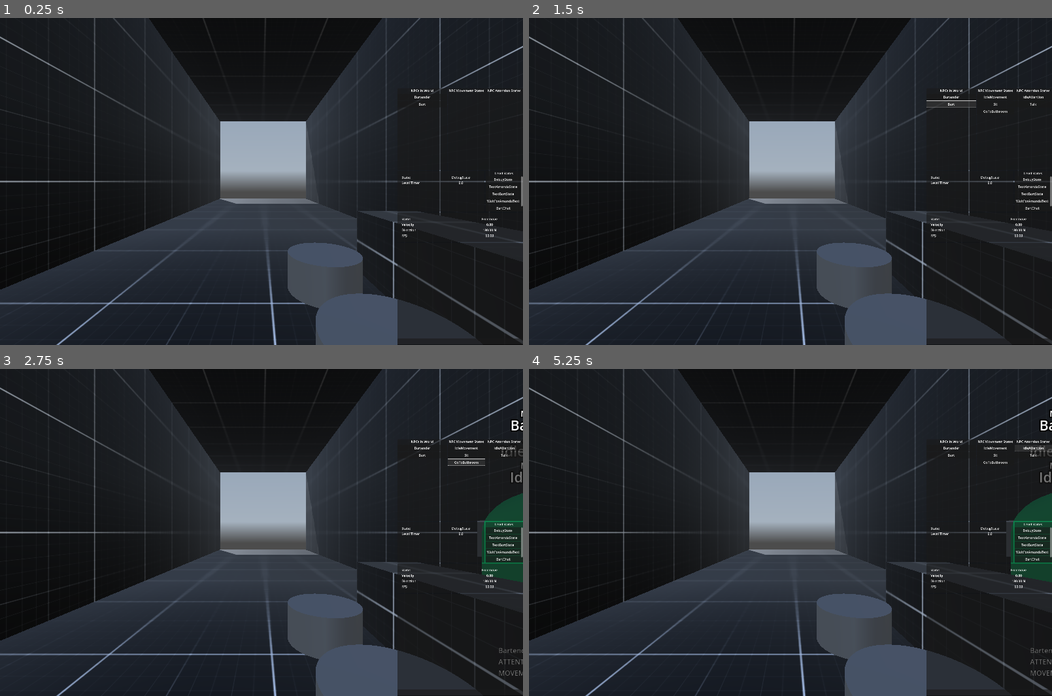
Above: before the commit, frames 1-4 (two rows, left to right).
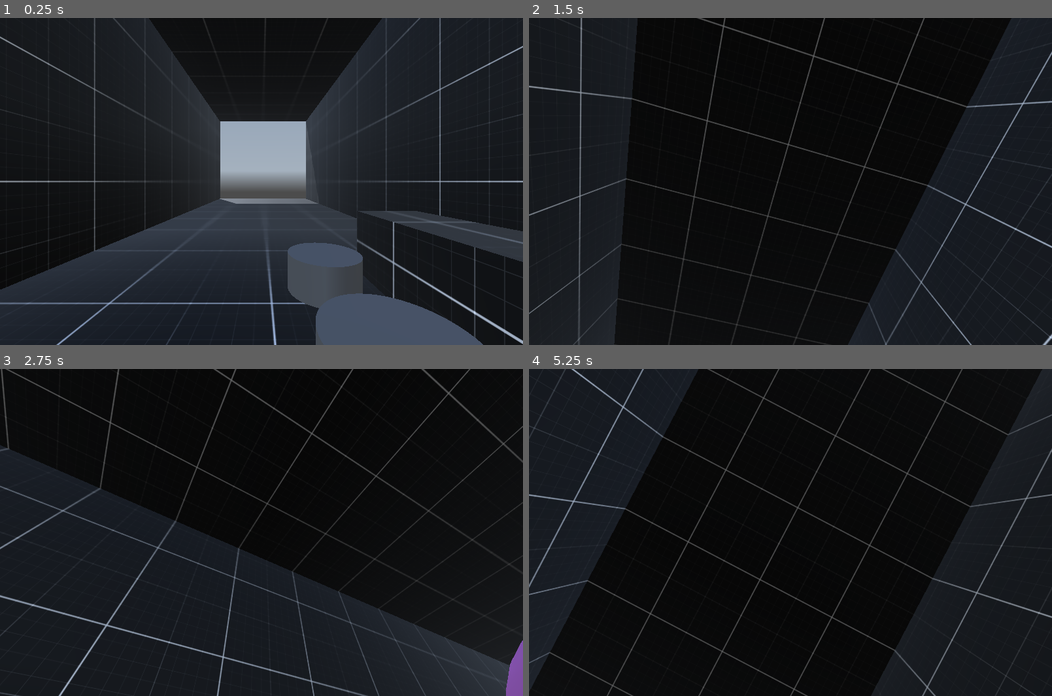
Above: after the commit, the same moments.

Repository: LucasMc17/One-Man-s-Trash
Game: Godot game, scene res://levels/level_01/root.tscn
The game is run twice, just before and just after one commit, with the same random seed, the same clock (stepped at 60 frames per second) and the same inputs. A sky picture missing from this copy of the repository is replaced by a grey-blue gradient.
Inputs (mouse positions are in pixels of both pictures, inside the frame that each line leads up to):
- Up to frame 1 (0.25 s): no input
- Up to frame 2 (1.5 s): click (952, 96) at 0.5 s, where only the run before the commit has a clickable "Bartender"; click (952, 103) at 1.25 s, where only the run before the commit has a clickable "Bart"
- Up to frame 3 (2.75 s): click (465, 463) at 2 s, where only the run before the commit has a clickable "GoToBathroom"
- Up to frame 4 (5.25 s): click (994, 463) at 2.75 s, where only the run before the commit has a clickable "GoToBathroom"; click (994, 447) at 3.5 s, where only the run before the commit has a clickable "IdleMovement"; click (994, 454) at 4.25 s, where only the run before the commit has a clickable "Sit"; click (1031, 447) at 5 s, where only the run before the commit has a clickable "IdleAttention"

The runs differ from the first frame. In frame 1, 2.6% of the frame differs, in the area x 76-100%, y 21-100%; in frame 2, 43%; in frame 3, 39%; in frame 4, 49%, in the area x 0-100%, y 0-100%.
Error before the commit: Invalid access to property or key 'SIT_MARKER' on a base object of type 'Nil'. (res://scenes/characters/npcs/states/movement_states/npc_sit_state.gd:19)

Commit message:
comment clean up

Diff:
--- a/area_triggers/area_trigger.gd
+++ b/area_triggers/area_trigger.gd
@@ -8,20 +8,14 @@
 @export var INCLUDED_BY_NAME : Array[StringName]
 @export var INCLUDED_BY_GROUP : Array[StringName]
 
-var DEBUG_LABEL : DebugLabel
+@onready var DEBUG_LABEL = %DebugLabel
 
 func _ready():
-	# NOTE: Not sure why i have to do it this way. Something about inheritance makes regular onready var not work in inherited classes
-	DEBUG_LABEL = get_node('DebugLabel')
+	visible = true
 	body_entered.connect(_on_body_entered)
 	body_exited.connect(_on_body_exited)
-	if DEBUG_LABEL:
-		DEBUG_LABEL.change_param('scenes', ", ".join((INCLUDED + INCLUDED_BY_NAME).map(func (scene): return scene.name)))
-		DEBUG_LABEL.change_param('groups', ", ".join(INCLUDED_BY_GROUP))
-
-	# if DEBUG_LABEL:
-		# Global.log(make_label())
-		# DEBUG_LABEL.TEXT = self.make_label()
+	DEBUG_LABEL.change_param('scenes', ", ".join((INCLUDED).map(func (scene): return scene.name) + INCLUDED_BY_NAME))
+	DEBUG_LABEL.change_param('groups', ", ".join(INCLUDED_BY_GROUP))
 
 func check_elligibility(body : Node3D) -> bool:
 	if INCLUDED.has(body):
--- a/area_triggers/area_trigger_oneoff.gd
+++ b/area_triggers/area_trigger_oneoff.gd
@@ -1,6 +1,4 @@
 class_name AreaTriggerOneoff extends AreaTrigger
-
-# @onready var DEBUG_LABEL = %DebugLabel
 
 @export var LISTENING := true:
 	set(val):
--- a/debug/debug_ui/debug_label.gd
+++ b/debug/debug_ui/debug_label.gd
@@ -15,29 +15,17 @@
 		write_label()
 
 var PARAMS := {}
-	# set(val):
-	# 	PARAMS = val
-	# 	write_label()
 
 func change_param(param : String, new_value : String):
-	# if PARAMS.has(param):
 	PARAMS[param] = new_value
 	write_label()
 
 func write_label():
 	var formatted = TEXT.format(PARAMS)
-	# Global.log([TEXT, PARAMS, formatted])
 	if LABEL:
-		# Global.log("YUP")
 		LABEL.text = formatted
 
 func _ready():
-	# var TEXTURE = ViewportTexture.new()
-	# print("TEXTURE ", TEXTURE)
-	# TEXTURE.viewport_path = get_path_to(VIEWPORT)
-	# print("PATH ", TEXTURE.viewport_path)
-	# texture = TEXTURE
 	texture = VIEWPORT.get_texture()
-	# TEXT = TEXT
 	write_label()
 	VP_SIZE = VP_SIZE
--- a/debug/debug_ui/debug_label.tscn
+++ b/debug/debug_ui/debug_label.tscn
@@ -5,7 +5,7 @@
 [sub_resource type="ViewportTexture" id="ViewportTexture_4uiuj"]
 viewport_path = NodePath("SubViewport")
 
-[node name="DebugLabel" type="Sprite3D"]
+[node name="DebugLabel" type="Sprite3D" groups=["debug"]]
 visibility_range_end = 20.0
 pixel_size = 0.005
 billboard = 1
--- a/debug/npc_debug/npc_debug_panel.gd
+++ /dev/null
@@ -1,23 +0,0 @@
-class_name NPCDebugPanel extends Node3D
-
-@onready var MOVEMENT = %MovementValue
-var movement_state : StringName:
-	set(val):
-		MOVEMENT.text = val
-		movement_state = val
-
-@onready var ATTENTION = %AttentionValue
-var attention_state : StringName:
-	set(val):
-		ATTENTION.text = val
-		attention_state = val
-
-@onready var NAME = %NameValue
-var npc_name : StringName:
-	set(val):
-		NAME.text = val
-		npc_name = val
-
-func _ready():
-	if Global.Debug.debug_override == "DEFER":
-		visible = Global.Debug.show_npc_status
--- a/debug/npc_debug/npc_debug_panel.tscn
+++ /dev/null
@@ -1,54 +0,0 @@
-[gd_scene load_steps=2 format=3 uid="uid://dg11xi7m44ms"]
-
-[ext_resource type="Script" uid="uid://bq26wuoc71etp" path="res://debug/npc_debug/npc_debug_panel.gd" id="1_3yg1c"]
-
-[node name="NPCDebugPanel" type="Node3D" groups=["debug"]]
-script = ExtResource("1_3yg1c")
-
-[node name="NameRow" type="Node3D" parent="."]
-transform = Transform3D(1, 0, 0, 0, 1, 0, 0, 0, 1, 0, 0.7, 0)
-
-[node name="NameLabel" type="Label3D" parent="NameRow"]
-transform = Transform3D(1, 0, 0, 0, 1, 0, 0, 0, 1, 0, 0.13499, 0)
-billboard = 1
-no_depth_test = true
-text = "NPC Name:"
-font_size = 20
-
-[node name="NameValue" type="Label3D" parent="NameRow"]
-unique_name_in_owner = true
-billboard = 1
-no_depth_test = true
-text = "Name"
-
-[node name="AttentionRow" type="Node3D" parent="."]
-transform = Transform3D(1, 0, 0, 0, 1, 0, 0, 0, 1, 0, 0.4, 0)
-
-[node name="AttentionLabel" type="Label3D" parent="AttentionRow"]
-transform = Transform3D(1, 0, 0, 0, 1, 0, 0, 0, 1, 0, 0.13499, 0)
-billboard = 1
-no_depth_test = true
-text = "Attention:"
-font_size = 20
-
-[node name="AttentionValue" type="Label3D" parent="AttentionRow"]
-unique_name_in_owner = true
-billboard = 1
-no_depth_test = true
-text = "AttentionState"
-
-[node name="MovementRow" type="Node3D" parent="."]
-transform = Transform3D(1, 0, 0, 0, 1, 0, 0, 0, 1, 0, 0.1, 0)
-
-[node name="MovementLabel" type="Label3D" parent="MovementRow"]
-transform = Transform3D(1, 0, 0, 0, 1, 0, 0, 0, 1, 0, 0.13499, 0)
-billboard = 1
-no_depth_test = true
-text = "Movement:"
-font_size = 20
-
-[node name="MovementValue" type="Label3D" parent="MovementRow"]
-unique_name_in_owner = true
-billboard = 1
-no_depth_test = true
-text = "MovementState"
--- a/globals/debug.gd
+++ b/globals/debug.gd
@@ -159,7 +159,8 @@
 
 func _ready():
 	DEBUG_SCENES = get_tree().get_nodes_in_group('debug')
-	NPC_STATUSES = DEBUG_SCENES.filter(func(scene): return scene is NPCDebugPanel)
+	# TODO: There is work to be done here. Not sure if new solution will be a group or a class
+	# NPC_STATUSES = DEBUG_SCENES.filter(func(scene): return scene is NPCDebugPanel)
 	if debug_override == "ON":
 		for scene in DEBUG_SCENES:
 			scene.visible = true
--- a/globals/global_node.tscn
+++ b/globals/global_node.tscn
@@ -12,4 +12,4 @@
 
 [node name="Debug" type="Node" parent="."]
 script = ExtResource("2_u1vfw")
-debug_override = "ON"
+debug_override = "OFF"
--- a/levels/level_01/root.tscn
+++ b/levels/level_01/root.tscn
@@ -21,8 +21,6 @@
 [ext_resource type="PackedScene" uid="uid://c7jcuvst7cih2" path="res://scenes/props/inert_props/beer_bottle.tscn" id="15_thd0o"]
 [ext_resource type="Script" uid="uid://daxt11k50236q" path="res://levels/states/level_wait_state.gd" id="15_x43fk"]
 [ext_resource type="PackedScene" uid="uid://dps1at258aprq" path="res://area_triggers/area_trigger_oneoff.tscn" id="21_2q5mi"]
-[ext_resource type="PackedScene" uid="uid://cjdsdi4crt385" path="res://area_triggers/area_trigger.tscn" id="22_2q5mi"]
-[ext_resource type="PackedScene" uid="uid://ox4r47a7ajrg" path="res://area_triggers/area_counter.tscn" id="23_2q5mi"]
 
 [sub_resource type="BoxShape3D" id="BoxShape3D_bt03r"]
 size = Vector3(1, 1.96729, 1)
@@ -51,8 +49,6 @@
 [sub_resource type="BoxShape3D" id="BoxShape3D_xxjo0"]
 size = Vector3(2.41992, 1.68164, 1)
 
-[sub_resource type="SphereShape3D" id="SphereShape3D_2q5mi"]
-
 [node name="Node3D" type="Node3D"]
 script = ExtResource("1_06tnj")
 
@@ -226,17 +222,4 @@
 transform = Transform3D(1, 0, 0, 0, 1, 0, 0, 0, 1, 0, 0.34082, 0)
 shape = SubResource("BoxShape3D_xxjo0")
 
-[node name="AreaTrigger" parent="." node_paths=PackedStringArray("INCLUDED") instance=ExtResource("22_2q5mi")]
-transform = Transform3D(1, 0, 0, 0, 1, 0, 0, 0, 1, 0.619475, 0, 11.5909)
-INCLUDED = [NodePath("../Player")]
-
-[node name="AreaCounter" parent="." node_paths=PackedStringArray("INCLUDED") instance=ExtResource("23_2q5mi")]
-transform = Transform3D(1, 0, 0, 0, 1, 0, 0, 0, 1, 0, 1.15372, 6.17273)
-LIMIT = 1
-INCLUDED = [NodePath("../Player")]
-
-[node name="CollisionShape3D" type="CollisionShape3D" parent="AreaCounter"]
-transform = Transform3D(1, 0, 0, 0, 1, 0, 0, 0, 1, 0, 0, 1.23245)
-shape = SubResource("SphereShape3D_2q5mi")
-
 [connection signal="entered" from="Triggers/BartBathroomOneoff" to="." method="_on_bart_bathroom_oneoff_entered"]
--- a/scenes/characters/npcs/base_npc.gd
+++ b/scenes/characters/npcs/base_npc.gd
@@ -2,13 +2,10 @@
 class_name NPC extends CharacterBody3D
 
 @export var TALK_TREE : TalkTree
-# @export var TALK_TREES : Array[TalkTree] = []
 @export var MOVE_PATHS : Array[Path3D] = []
 
-# @onready var STATE_MACHINE := %StateMachine
 @onready var ATTENTION_STATE_MACHINE := %AttentionStateMachine
 @onready var MOVEMENT_STATE_MACHINE := %MovementStateMachine
-@onready var DEBUG_PANEL := %NPCDebugPanel
 @onready var DEBUG_LABEL := %DebugLabel
 
 var gravity = ProjectSettings.get_setting("physics/3d/default_gravity")
@@ -32,7 +29,8 @@
 
 func _ready():
 	DEBUG_LABEL.change_param('name', name)
-	DEBUG_PANEL.npc_name = name
+	if Global.Debug.debug_override == "DEFER":
+		DEBUG_LABEL.visible = Global.Debug.show_npc_status
 
 func update_movement(speed : float, target : Vector3, acceleration : float):
 	if current_attention.DISABLE_MOVEMENT:
--- a/scenes/characters/npcs/base_npc.tscn
+++ b/scenes/characters/npcs/base_npc.tscn
@@ -1,10 +1,9 @@
-[gd_scene load_steps=14 format=3 uid="uid://buguuxwjtfcow"]
+[gd_scene load_steps=13 format=3 uid="uid://buguuxwjtfcow"]
 
 [ext_resource type="PackedScene" uid="uid://cc3i1lkhw8w7t" path="res://interactables/Interactable.tscn" id="1_65blf"]
 [ext_resource type="Script" uid="uid://44ewrqrvbb6h" path="res://scenes/characters/npcs/base_npc.gd" id="1_wwrmc"]
 [ext_resource type="Script" uid="uid://cau1wg8ulku16" path="res://states/state_machine.gd" id="2_vy5f6"]
 [ext_resource type="Script" uid="uid://bunxtellu4roh" path="res://scenes/characters/npcs/states/movement_states/npc_idle_state.gd" id="4_iwxdd"]
-[ext_resource type="PackedScene" uid="uid://dg11xi7m44ms" path="res://debug/npc_debug/npc_debug_panel.tscn" id="5_0ji00"]
 [ext_resource type="Script" uid="uid://befgswxuxfmxp" path="res://scenes/characters/npcs/states/attention_states/npc_attention_state.gd" id="6_c4o2l"]
 [ext_resource type="PackedScene" uid="uid://bghca01qsq1sq" path="res://debug/debug_ui/debug_label.tscn" id="7_2gx3w"]
 
@@ -46,11 +45,6 @@
 transform = Transform3D(1, 0, 0, 0, 1, 0, 0, 0, 1, 0, 1, 0)
 mesh = SubResource("CapsuleMesh_65blf")
 skeleton = NodePath("../CollisionShape3D")
-
-[node name="NPCDebugPanel" parent="." instance=ExtResource("5_0ji00")]
-unique_name_in_owner = true
-transform = Transform3D(1, 0, 0, 0, 1, 0, 0, 0, 1, 0, 2.04068, 0)
-visible = false
 
 [node name="AttentionStateMachine" type="Node" parent="." node_paths=PackedStringArray("CURRENT_STATE")]
 unique_name_in_owner = true
@@ -77,7 +71,8 @@
 
 [node name="DebugLabel" parent="." instance=ExtResource("7_2gx3w")]
 unique_name_in_owner = true
-texture = SubResource("ViewportTexture_2gx3w")
+transform = Transform3D(1, 0, 0, 0, 1, 0, 0, 0, 1, 0, 2.25052, 0)
+texture = SubResource("ViewportTexture_c4o2l")
 VP_SIZE = Vector2i(280, 80)
 TEXT = "{name}
 ATTENTION: {attention}
--- a/scenes/characters/npcs/states/attention_states/npc_attention_state.gd
+++ b/scenes/characters/npcs/states/attention_states/npc_attention_state.gd
@@ -4,5 +4,4 @@
 
 func enter(previous_state, ext):
 	super(previous_state, ext)
-	ACTOR.DEBUG_PANEL.attention_state = name
 	ACTOR.DEBUG_LABEL.change_param('attention',name)
--- a/scenes/characters/npcs/states/movement_states/npc_movement_state.gd
+++ b/scenes/characters/npcs/states/movement_states/npc_movement_state.gd
@@ -13,7 +13,6 @@
 	if previous_state:
 		previous_name = previous_state.name
 	Events.npc_movement_changed.emit(ACTOR, name, previous_name)
-	ACTOR.DEBUG_PANEL.movement_state = name
 
 func update(delta):
 	super(delta)
--- a/scenes/characters/npcs/states/npc_state.gd
+++ b/scenes/characters/npcs/states/npc_state.gd
@@ -1,5 +1 @@
 class_name NPCState extends ActorState
-
-# func enter(previous_state, ext):
-# 	super(previous_state, ext)
-# 	# ACTOR.make_label()
--- a/scenes/characters/player/phone/3d_ui.gd
+++ b/scenes/characters/player/phone/3d_ui.gd
@@ -1,8 +1,4 @@
 extends Node3D
-
-# @onready var node_viewport = %SubViewport
-# @onready var node_quad = %MeshInstance3D
-# @onready var node_area = %Area3D
 
 ## Used for checking if the mouse is inside the Area3D.
 var is_mouse_inside := false
--- a/scenes/characters/player/phone/phone_ui/screens/chat_screen/chat_screen.gd
+++ b/scenes/characters/player/phone/phone_ui/screens/chat_screen/chat_screen.gd
@@ -63,7 +63,7 @@
 	TYPING_HOLDER.visible = false
 
 func keep_scroll_at_bottom():
-	# I don't like this but it's needed until I can get the scroll to work consistently
+	# TODO: I don't like this but it's needed until I can get the scroll to work consistently
 	if ACTIVE:
 		SCROLL_CONTAINER.scroll_vertical = SCROLL_CONTAINER.get_v_scroll_bar().max_value
 
--- a/scenes/characters/player/phone/player_phone.gd
+++ b/scenes/characters/player/phone/player_phone.gd
@@ -4,8 +4,6 @@
 @export_group("Phone State")
 @export var y_position := -0.19
 @export var y_rotation := 90.0:
-	# set(val):
-	# 	y_rotation = deg_to_rad(val)
 	get():
 		return deg_to_rad(y_rotation)
 @export var active := false
--- a/scenes/characters/player/player.gd
+++ b/scenes/characters/player/player.gd
@@ -12,7 +12,6 @@
 @onready var INTERACT_LABEL := %InteractLabel
 @onready var HINT_LABEL := %HintLabel
 @onready var NOTIFICATION_LABEL = %NotificationLabel
-# @onready var STATE_MACHINE := %StateMachine
 @onready var ATTENTION_STATE_MACHINE := %AttentionStateMachine
 @onready var MOVEMENT_STATE_MACHINE := %MovementStateMachine
 @onready var DIALOGUE_LAYER := %DialogueLayer
@@ -84,7 +83,7 @@
 	_mouse_rotation.y += _rotation_input * delta
 
 	_player_rotation = Vector3(0.0, _mouse_rotation.y, 0.0)
-	_camera_rotation = Vector3(_mouse_rotation.x, 0.0, 0.0) # think this is where the issue is where I can't change the character's starting rotation
+	_camera_rotation = Vector3(_mouse_rotation.x, 0.0, 0.0) # NOTE: I think this is where the issue is where I can't change the character's starting rotation
 
 	CAMERA_CONTROLLER.transform.basis = Basis.from_euler(_camera_rotation)
 	CAMERA_CONTROLLER.rotation.z = 0.0
@@ -101,9 +100,6 @@
 			talking_to.current_attention.transition('IdleAttention')
 	if current_attention is TalkState:
 		current_attention.transition("Freelook")
-		# current_attention.return_to_last_state()
-
-# func _physics_process(delta):
 
 func _process(_delta):
 	if Global.Debug.PLAYER_STATUS:
Not shown, removed: debug/npc_debug/npc_debug_panel.gd.uid
Not shown: 1 places in levels/level_01/root.tscn that only renumber resources
Not shown: 1 places in scenes/characters/npcs/base_npc.tscn that only renumber resources
